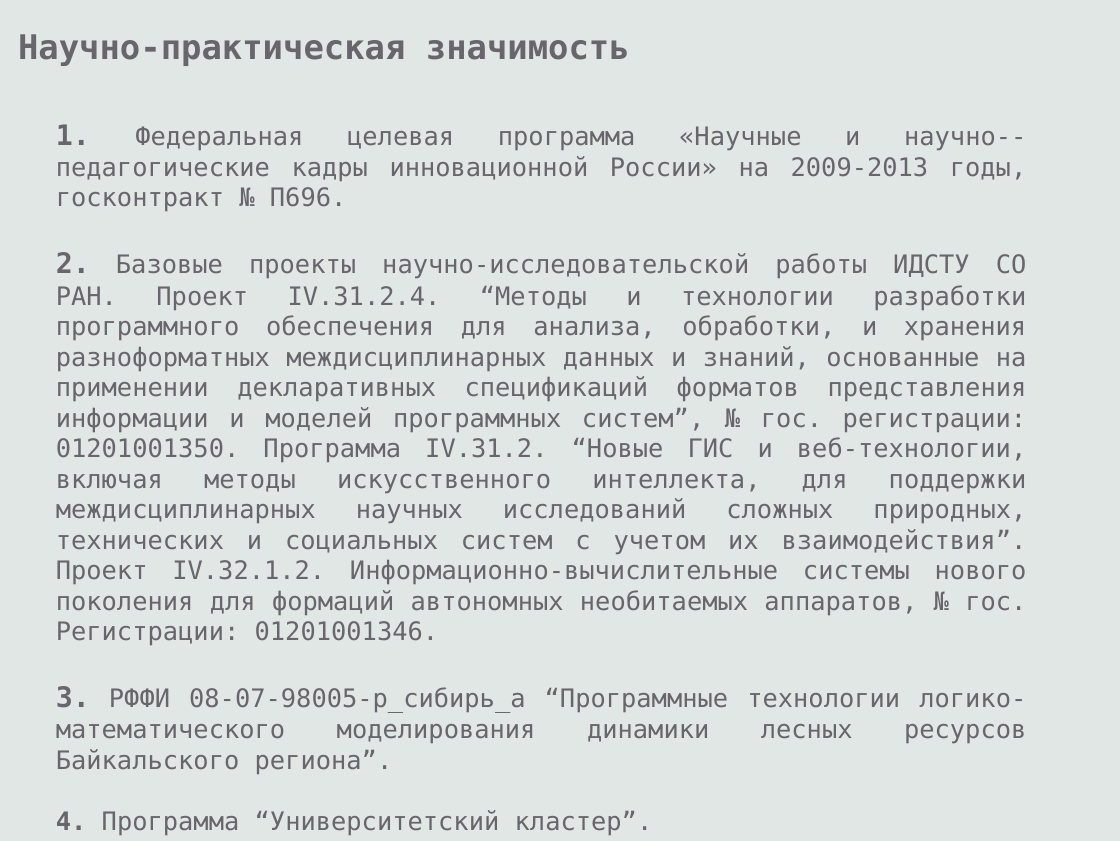
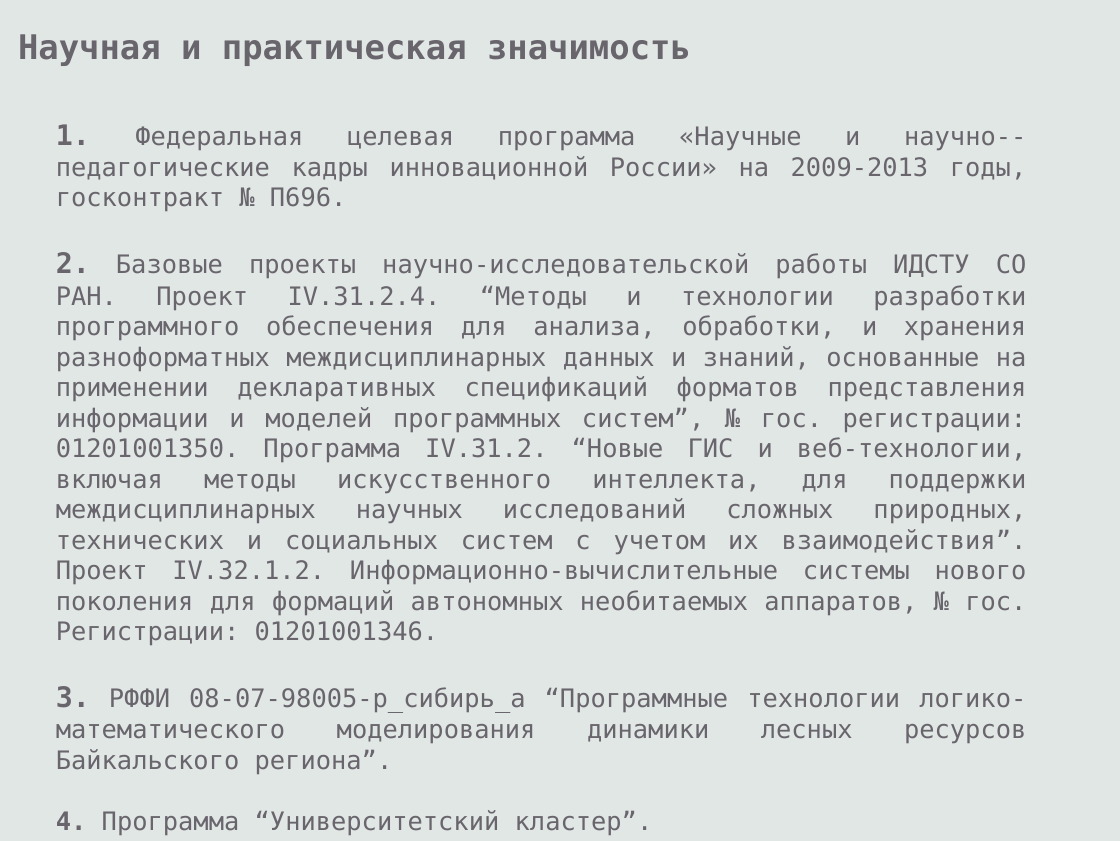
Before and after one commit to eugeneai/prisnif, a slide deck: slide 13 of brick/pres/pacman.odp. Drawn at 1120x841 pixels with LibreOffice and Linux fonts; fonts in the diff are those of the drawing. Boxes give left, top, right and bottom in pixels: in the first picture for what was removed or moved away, otherwise in the second. Text is boxed around its words. In the diff, an @@ line names an element or a change of style, - is before the commit and + after.

```diff
--- a/brick/pres/pacman.odp
+++ b/brick/pres/pacman.odp
@@ text at [18, 34, 691, 66]: text changed @@
-Научно-практическая значимость
+Научная и практическая значимость
```
Also in this commit, not shown: 8 other slides changed, 2 other files.
